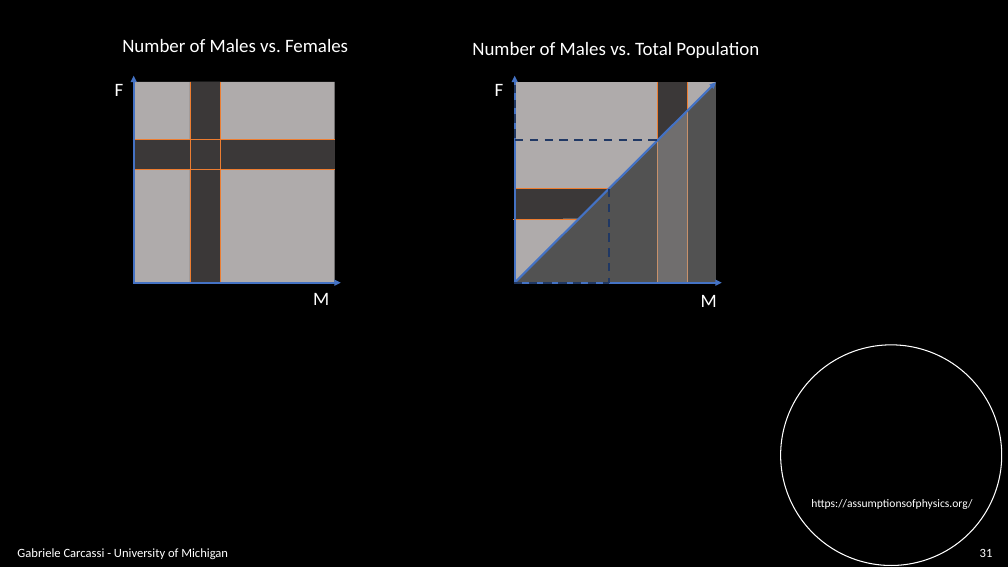
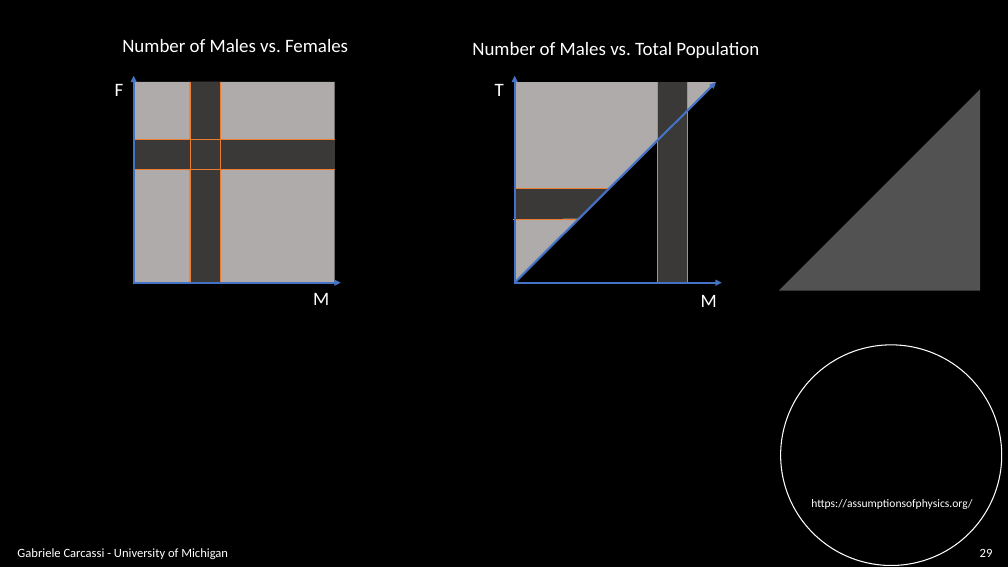
Before and after one commit to assumptionsofphysics/slides, a slide deck: slide 29 of BookCompanions-v2/RP-Class-4.pptx (slide 31 before the commit). Drawn at 1008x567 pixels with LibreOffice and Linux fonts; fonts in the diff are those of the drawing; background and template pictures are left out. Boxes give left, top, right and bottom in pixels: in the first picture for what was removed or moved away, otherwise in the second. Text is boxed around its words. In the diff, an @@ line names an element or a change of style, - is before the commit and + after.

```diff
--- a/BookCompanions-v2/RP-Class-4.pptx
+++ b/BookCompanions-v2/RP-Class-4.pptx
@@ text at [495, 84, 504, 96]: text changed @@
-F
+T
@@ line removed from (515, 138) to (515, 79) @@
@@ freeform shape: place and size @@
-freeform shape at [514, 82, 715, 284]
+freeform shape at [779, 89, 980, 290]
@@ line removed from (515, 140) to (658, 140) @@
@@ line removed from (609, 189) to (609, 283) @@
@@ line removed from (514, 283) to (609, 283) @@
@@ page number at [980, 549, 993, 557]: text changed @@
-31
+29
```
Also in this commit, not shown: 9 other slides changed, 2 slides added, 1 slide removed, 1 other file.
